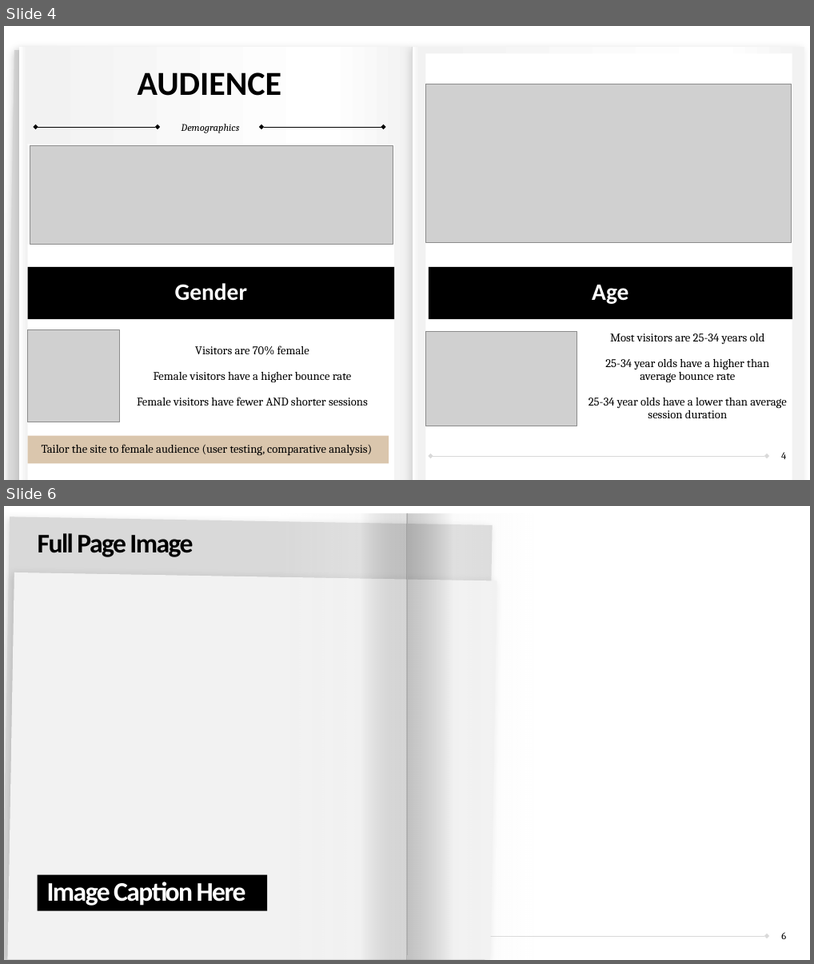
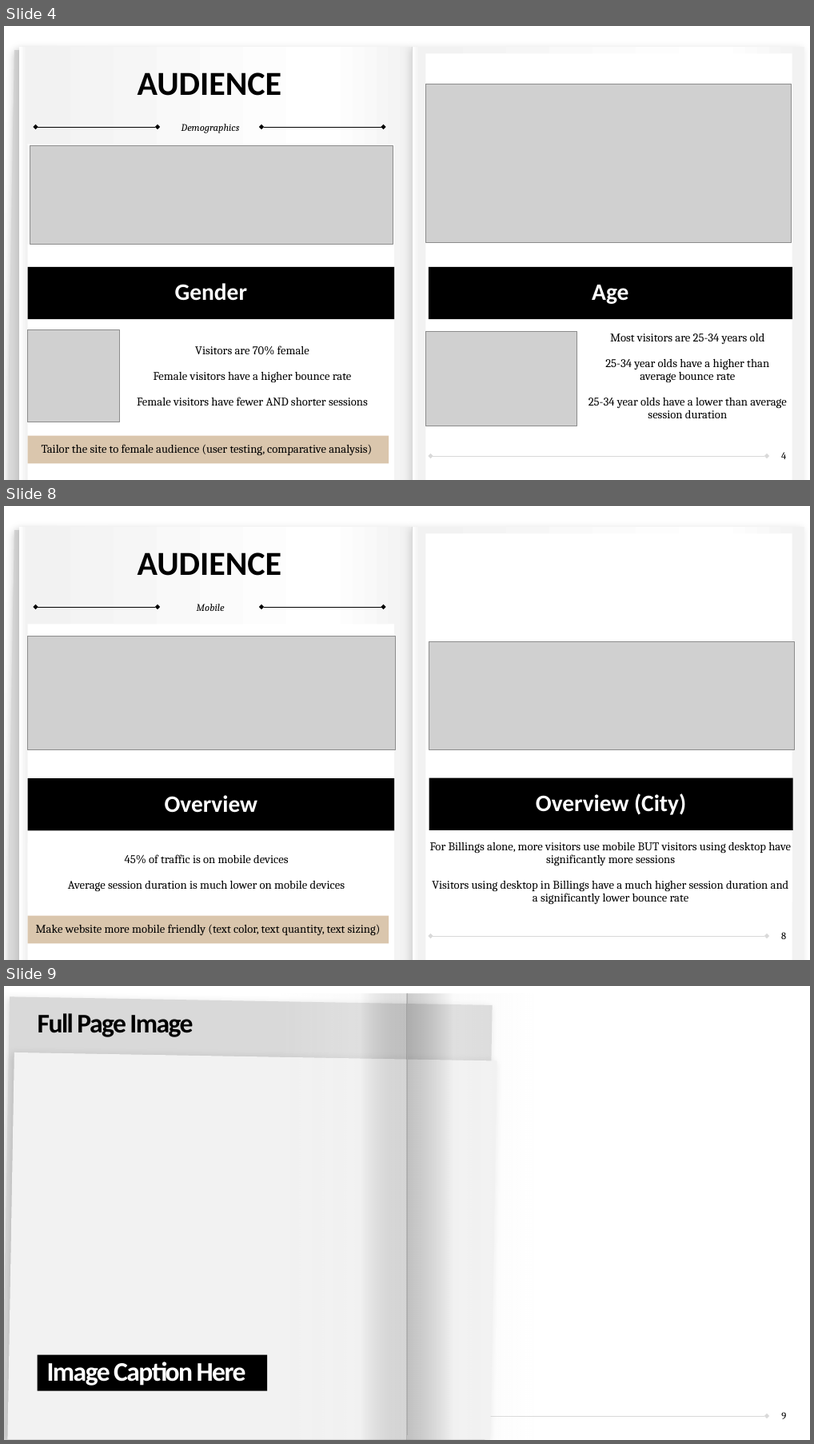
Before and after one commit to sibineejokela/Google_Analytics, a slide deck: Google_Analytics_ZJPhotography.pptx. Shown one above the other, each under a label of ours: slides 4 and 6 before the commit, slides 4, 8 and 9 after it; the slides between them are not shown. The pictures are 814x964 and 814x1444 pixels, drawn with LibreOffice and Linux fonts; fonts in the diff are those of the drawing; grey boxes stand for pictures. Boxes give left, top, right and bottom in pixels: in the first picture for what was removed or moved away, otherwise in the second. Text is boxed around its words. In the diff, an @@ line names an element or a change of style, - is before the commit and + after.

Commit message:
added first draft details for audience

```diff
--- a/Google_Analytics_ZJPhotography.pptx
+++ b/Google_Analytics_ZJPhotography.pptx
@@ slide 8 added at <box>4,506,810,960</box>, background #FFFFFF; not listed: 10 template elements that a slide beside it also shows @@
@@ freeform shape added at <box>7,530,498,960</box>, fill #D9D9D9, 18 pt, text #FFFFFF @@
+23
@@ text added at <box>138,552,282,576</box>, 40 pt, text #000000, bold @@
+AUDIENCE
@@ text added at <box>197,604,225,611</box>, 12 pt, text #000000, italic @@
+Mobile
@@ picture added at <box>27,636,395,750</box> @@
@@ picture added at <box>430,642,794,750</box> @@
@@ text added at <box>27,778,394,830</box>, fill #000000, 28 pt, text #FFFFFF, bold @@
+Overview
@@ text added at <box>430,778,794,830</box>, fill #000000, 28 pt, text #FFFFFF, bold @@
+Overview (City)
@@ text added at <box>68,854,345,892</box>, 14 pt, text #000000 @@
+45% of traffic is on mobile devices
+Average session duration is much lower on mobile devices
@@ text added at <box>430,843,793,902</box>, fill #FFFFFF, 14 pt, text #000000 @@
+For Billings alone, more visitors use mobile BUT visitors using desktop have significantly more sessions
+Visitors using desktop in Billings have a much higher session duration and a significantly lower bounce rate
@@ text added at <box>27,916,389,944</box>, fill #CDB18F at 73% opacity, 14 pt, text #000000 @@
+Make website more mobile friendly (text color, text quantity, text sizing)
@@ page number added at <box>782,932,786,939</box>, 12 pt, text #000000 @@
+8
@@ what was slide 6 is now slide 9 @@
@@ page number at <box>782,1412,786,1419</box>: text changed @@
-6
+9
```
Also in this commit, not shown: 2 slides changed, 2 other slides added, 8 other files.
